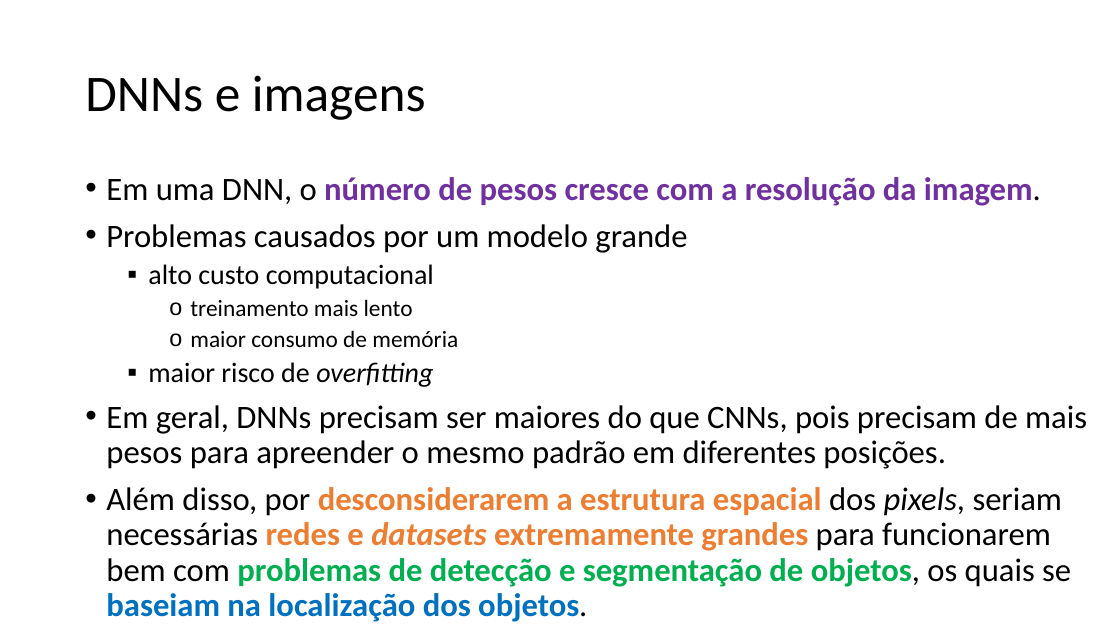
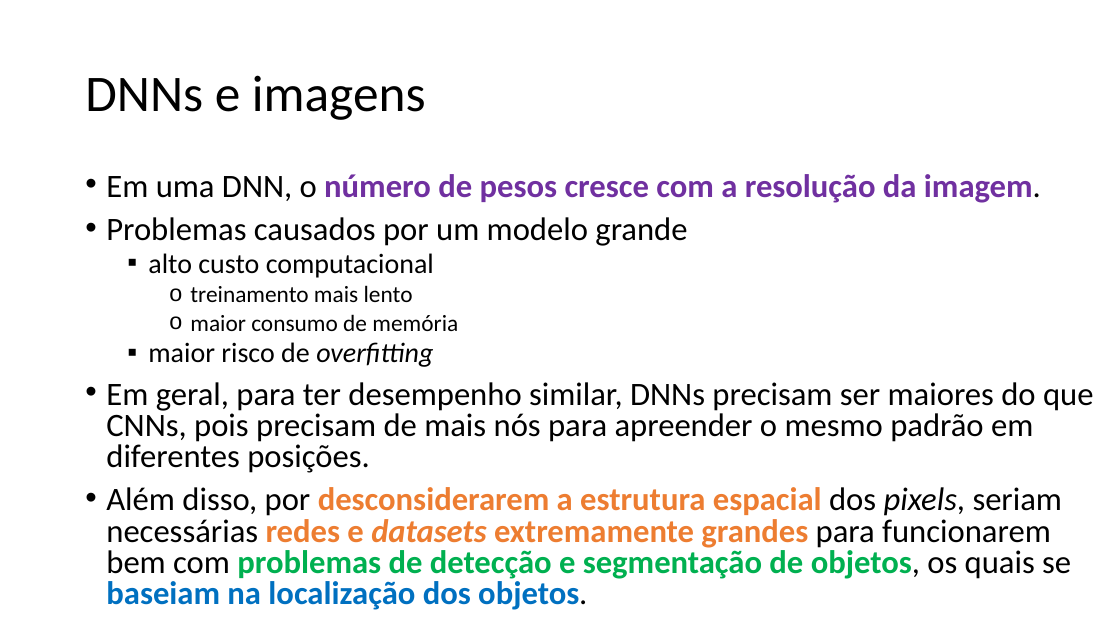
Before and after one commit to zz4fap/c24_inteligencia_artificial, a slide deck: slide 11 of slides/C24_CNN.pptx. Drawn at 1120x630 pixels with LibreOffice and Linux fonts; fonts in the diff are those of the drawing. Boxes give left, top, right and bottom in pixels: in the first picture for what was removed or moved away, otherwise in the second. Text is boxed around its words. In the diff, an @@ line names an element or a change of style, - is before the commit and + after.

```diff
--- a/slides/C24_CNN.pptx
+++ b/slides/C24_CNN.pptx
@@ text at (106,174,1071,610): line spacing 0.9 to 0.8 @@
@@ text at (106,382,1094,473): text changed @@
-• Em geral, DNNs precisam ser maiores do que CNNs, pois precisam de mais pesos para apreender o mesmo padrão em diferentes posições.
+• Em geral, para ter desempenho similar, DNNs precisam ser maiores do que CNNs, pois precisam de mais nós para apreender o mesmo padrão em diferentes posições.
```
Also in this commit, not shown: 7 other slides changed.
